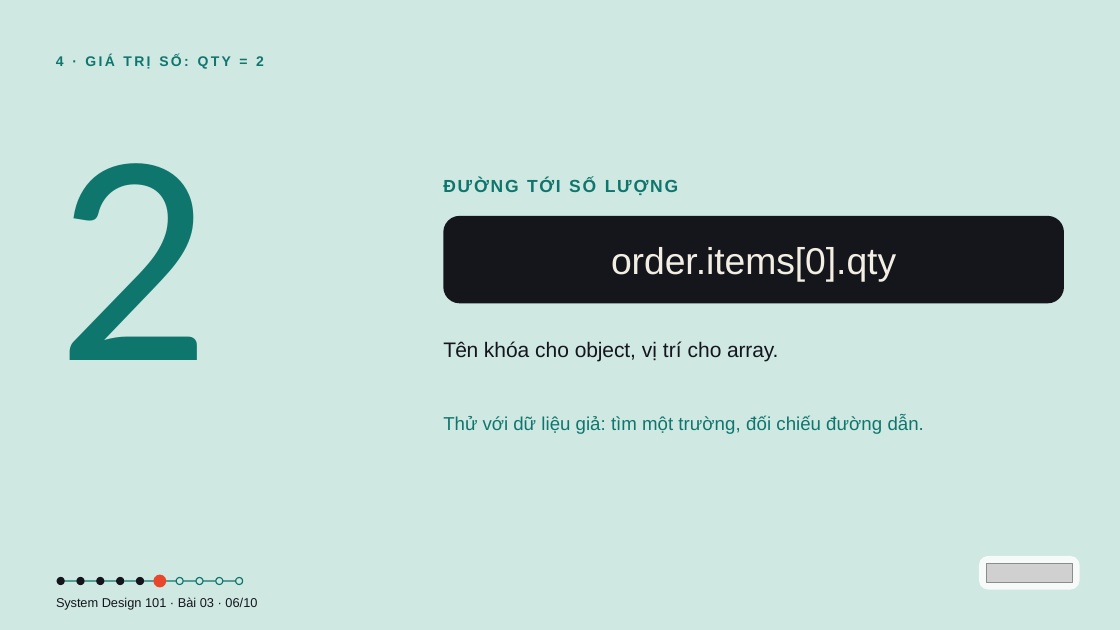
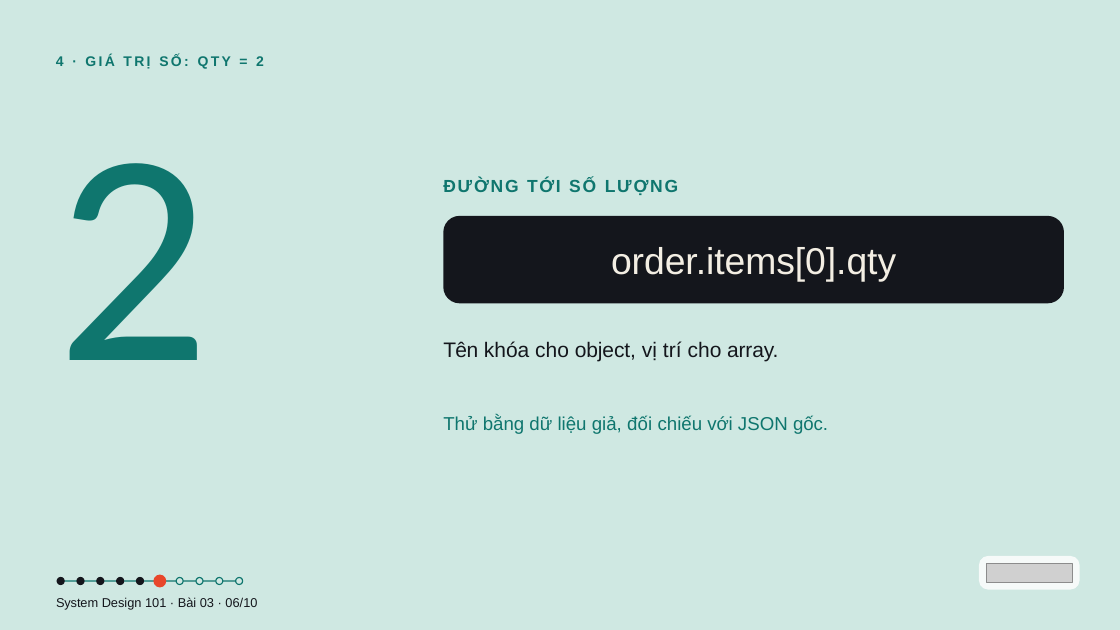
Before and after one commit to vohoailinh90/tool-marketing-studio, a slide deck: slide 6 of system-design-101/vi/lessons/sd-09-003/slides/sd-09-003.pptx. Drawn at 1120x630 pixels with LibreOffice and Linux fonts; fonts in the diff are those of the drawing; grey boxes stand for pictures. Boxes give left, top, right and bottom in pixels: in the first picture for what was removed or moved away, otherwise in the second. Text is boxed around its words. In the diff, an @@ line names an element or a change of style, - is before the commit and + after.

```diff
--- a/system-design-101/vi/lessons/sd-09-003/slides/sd-09-003.pptx
+++ b/system-design-101/vi/lessons/sd-09-003/slides/sd-09-003.pptx
@@ text at [443,415,828,434]: text changed @@
-Thử với dữ liệu giả: tìm một trường, đối chiếu đường dẫn.
+Thử bằng dữ liệu giả, đối chiếu với JSON gốc.
```
Also in this commit, not shown: 5 other slides changed, 4 other files.
